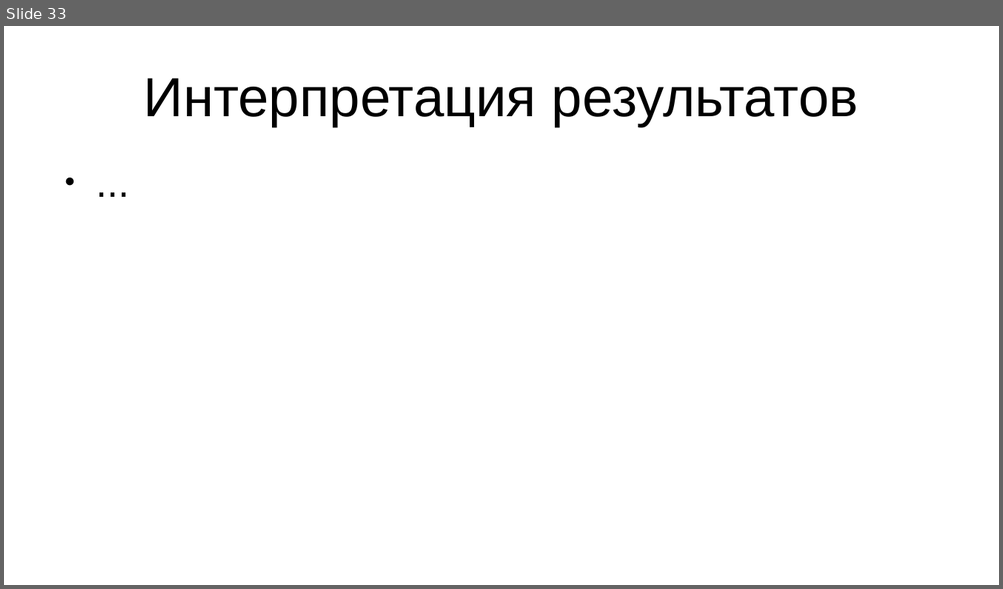
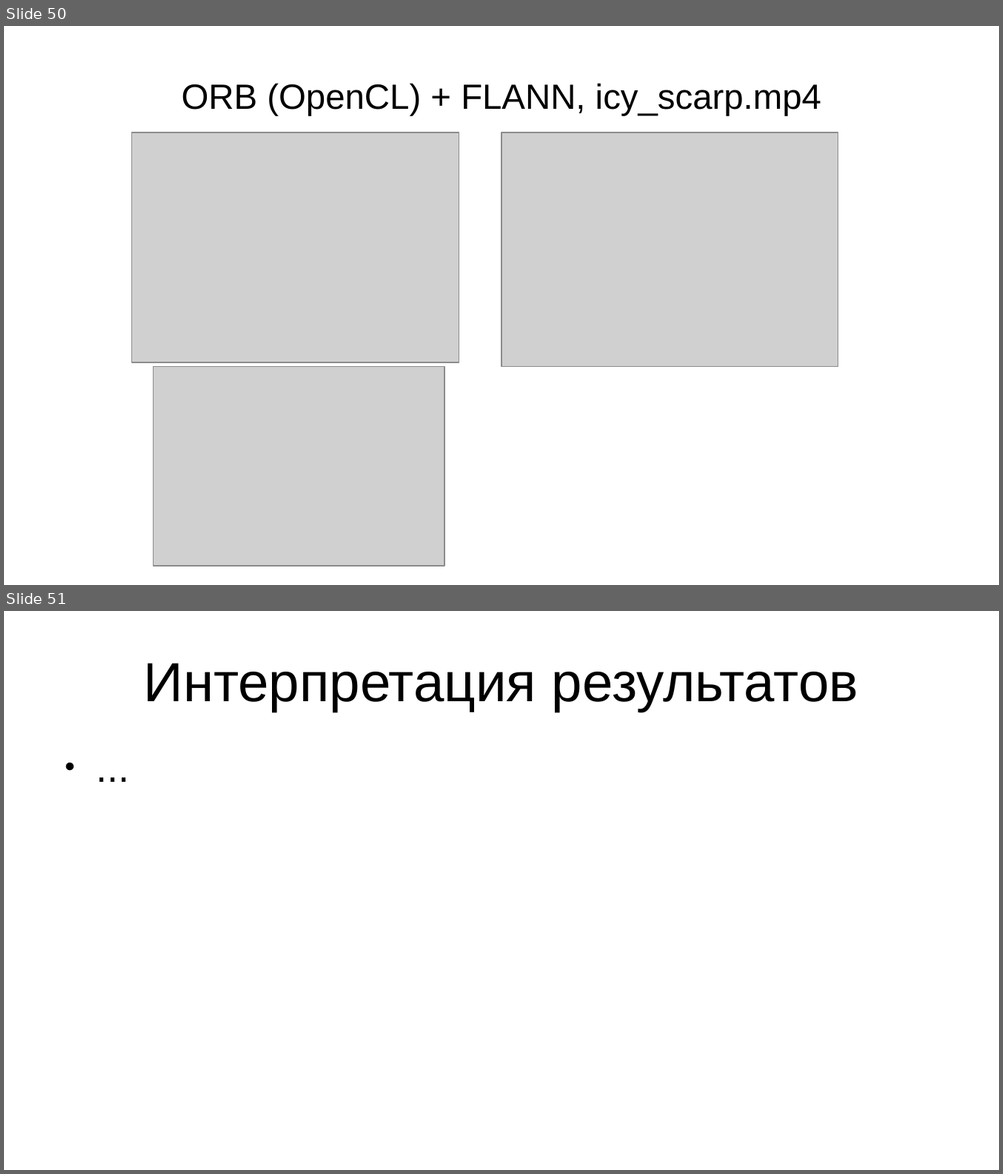
Before and after one commit to daniel-95/diploma, a slide deck: диплом/вкр.pptx. Shown one above the other, each under a label of ours: slide 33 before the commit, slides 50 and 51 after it. The pictures are 1003x589 and 1003x1174 pixels, drawn with LibreOffice and Linux fonts; fonts in the diff are those of the drawing; grey boxes stand for pictures. Boxes give left, top, right and bottom in pixels: in the first picture for what was removed or moved away, otherwise in the second. Text is boxed around its words. In the diff, an @@ line names an element or a change of style, - is before the commit and + after.

```diff
--- a/диплом/вкр.pptx
+++ b/диплом/вкр.pptx
@@ slide 50 added at [4,26,999,585], background #FFFFFF @@
@@ text added at [182,83,821,116], 28 pt, text #000000 @@
+ORB (OpenCL) + FLANN, icy_scarp.mp4
@@ picture added at [132,133,459,363] @@
@@ picture added at [501,133,838,367] @@
@@ picture added at [153,367,444,567] @@
@@ what was slide 33 is now slide 51 @@
```
Also in this commit, not shown: 2 slides changed, 17 other slides added, 1 other file.
